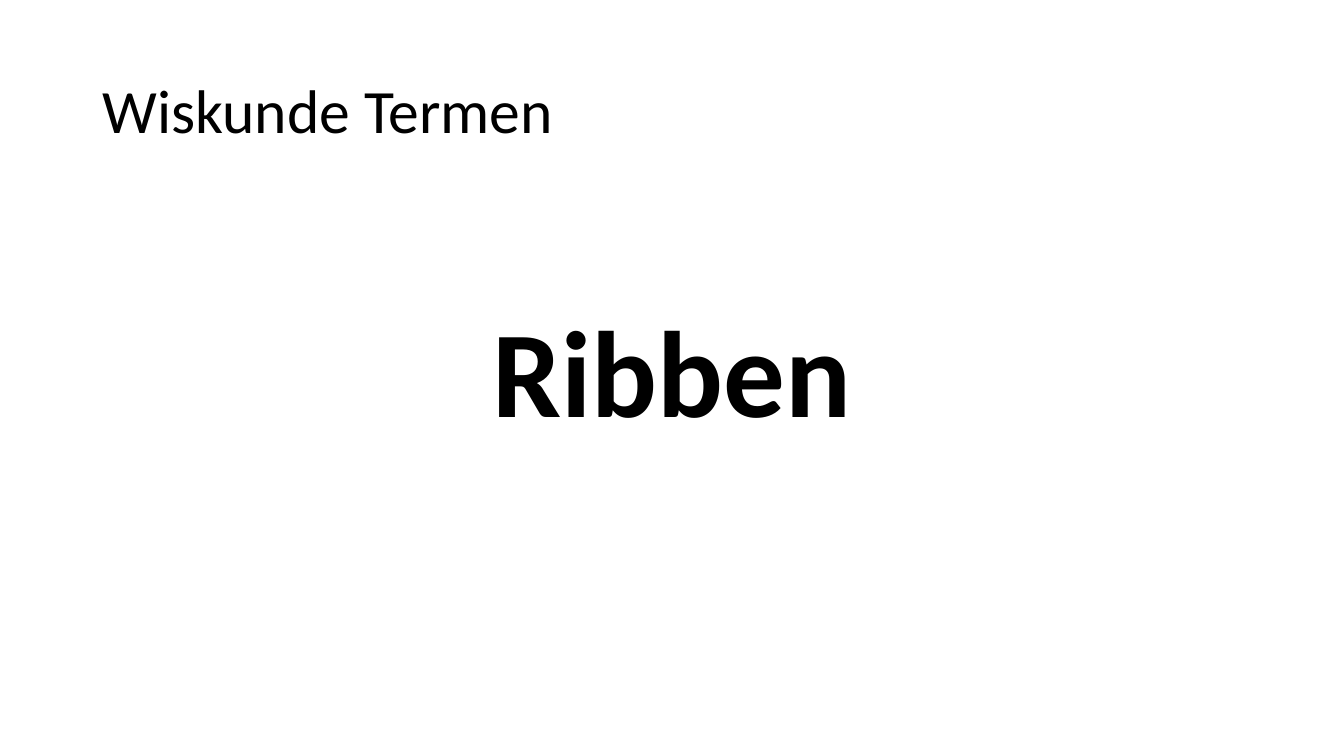
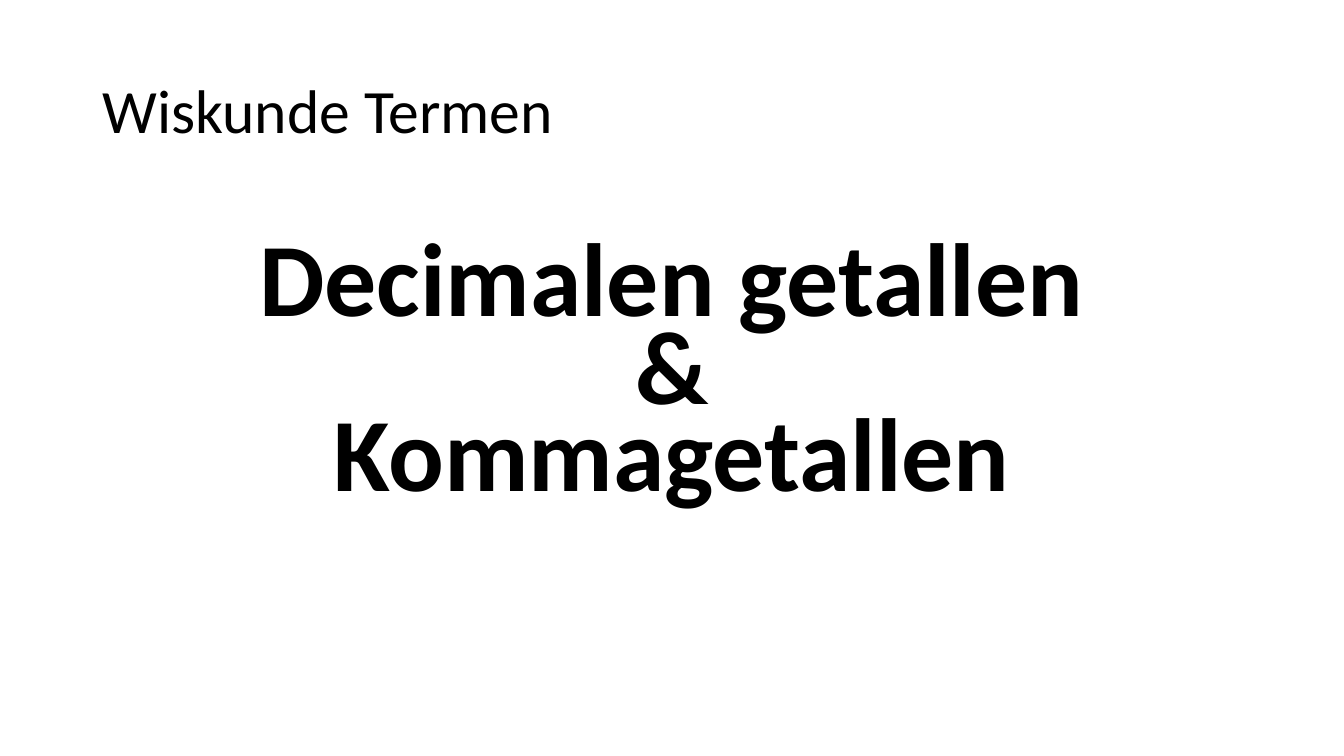
Before and after one commit to heinvinkel/wiskundetermen, a slide deck: slide 22 of getallen en variabelen/AAAAGetallen en variabelen.pptx (slide 1 before the commit). Drawn at 1344x756 pixels with LibreOffice and Linux fonts; fonts in the diff are those of the drawing. Boxes give left, top, right and bottom in pixels: in the first picture for what was removed or moved away, otherwise in the second. Text is boxed around its words. In the diff, an @@ line names an element or a change of style, - is before the commit and + after.

```diff
--- a/getallen en variabelen/AAAAGetallen en variabelen.pptx
+++ b/getallen en variabelen/AAAAGetallen en variabelen.pptx
@@ text at (259,243,1083,509): text changed; size 87.8 to 74.2 pt @@
-Ribben
+Decimalen getallen
+&
+Kommagetallen
```
Also in this commit, not shown: 23 slides added, 2 slides removed, 12 other files.
